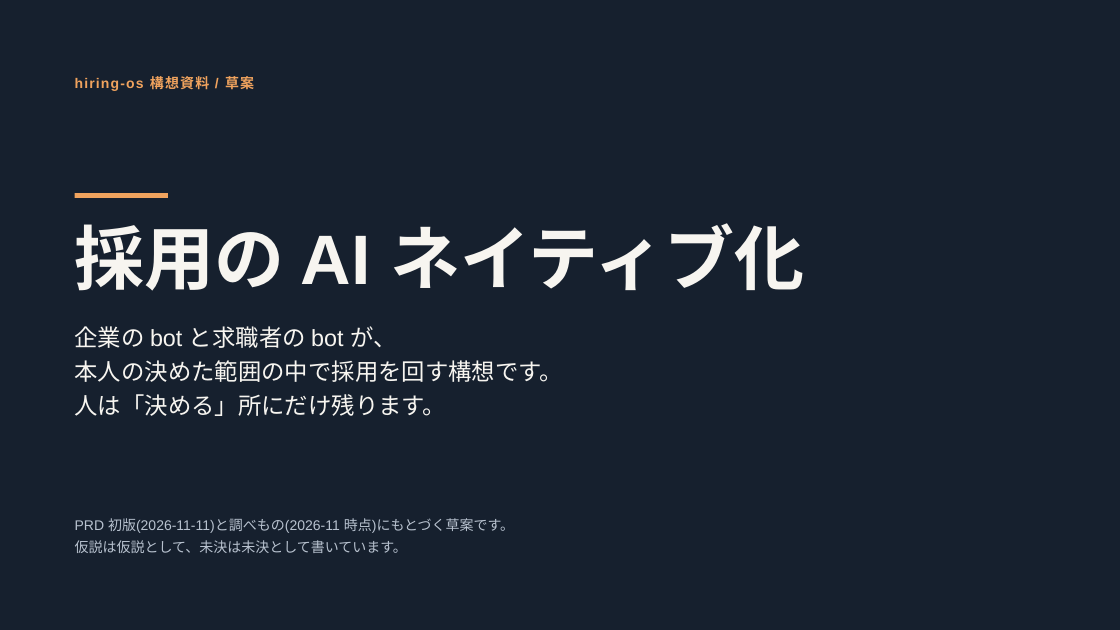
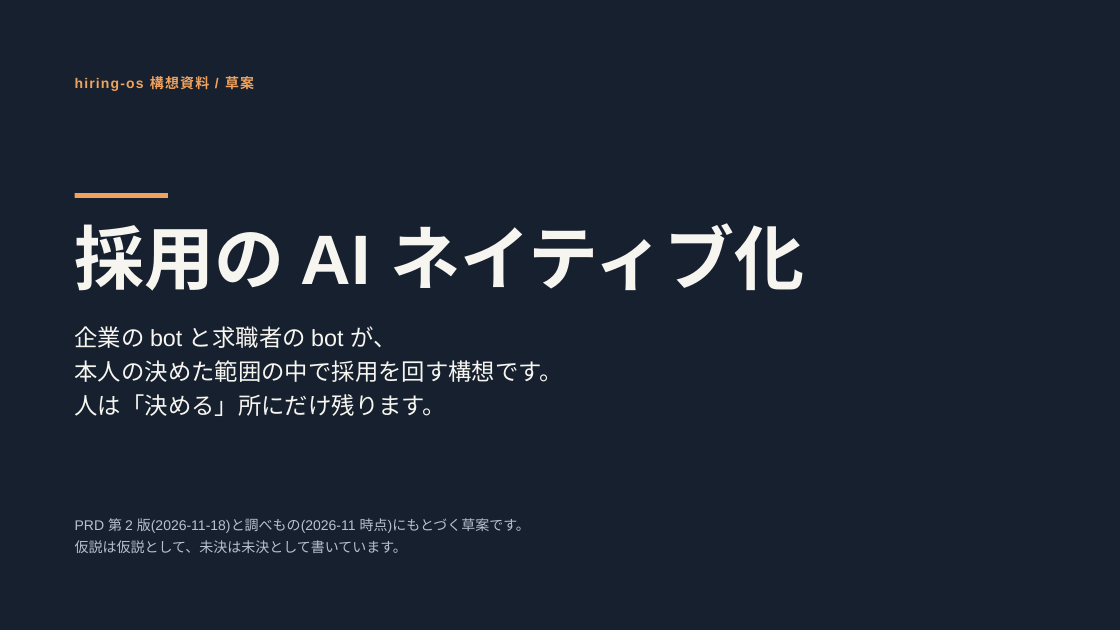
Before and after one commit to jyoka/hiring-os, a slide deck: slide 1 of docs/pitch/pitch.pptx. Drawn at 1120x630 pixels with LibreOffice and Linux fonts; fonts in the diff are those of the drawing. Boxes give left, top, right and bottom in pixels: in the first picture for what was removed or moved away, otherwise in the second. Text is boxed around its words. In the diff, an @@ line names an element or a change of style, - is before the commit and + after.

Commit message:
task 439: 採用プロダクト: 連携の戦略と収益の形を調べ、PRD とピッチを直す

```diff
--- a/docs/pitch/pitch.pptx
+++ b/docs/pitch/pitch.pptx
@@ text at (x1=75, y1=518, x2=530, y2=533): text changed @@
-PRD 初版(2026-11-11)と調べもの(2026-11 時点)にもとづく草案です。
+PRD 第 2 版(2026-11-18)と調べもの(2026-11 時点)にもとづく草案です。
```
Also in this commit, not shown: 11 other slides changed, 6 slides added, 3 other files.
